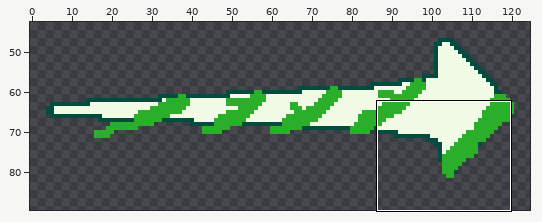
File history of a pixel-art file, Assets/Sprites/arrow2.aseprite. Above, an overview of the earlier version with the close-up marked.
Close-up. Before:
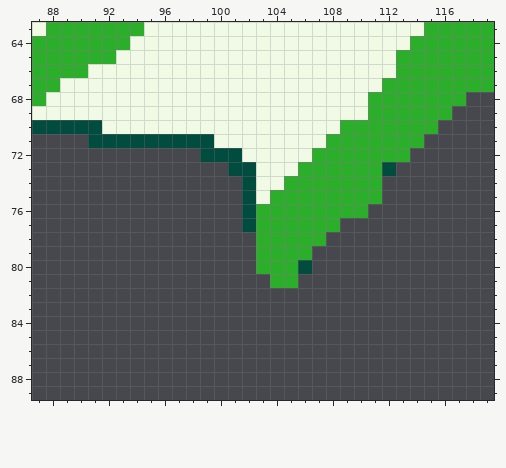
128x128 pixels, 1 frame. Shown: x 87..119, y 63..89. The wide view leaves out empty margins.
After the commit:
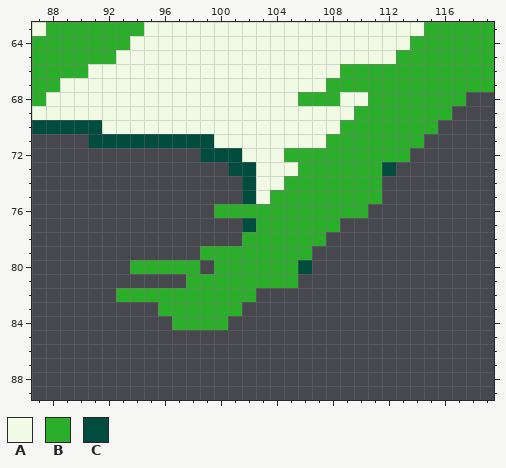
Palette (. is transparent): A #f0fae4  B #2baf2b  C #004d40
Change:
Changed rows in their new state; - is an unchanged pixel.
first column x 105:
66 ----BBBB
67 ---BBBB-
68 -BBB----
69 -----B--
72 BB------
first column x 93:
76 -------BBB-
78 ---------B-
79 ------BBBB-
80 -BBBBB-BBB-
81 -----BBBBBB
82 BBBBBBBBBB-
83 ---BBBBBB--
84 ----BBBB---
Pixel boxes of the changes (left, top, right, bottom) in both close-ups:
changed: (116, 64, 396, 330)
